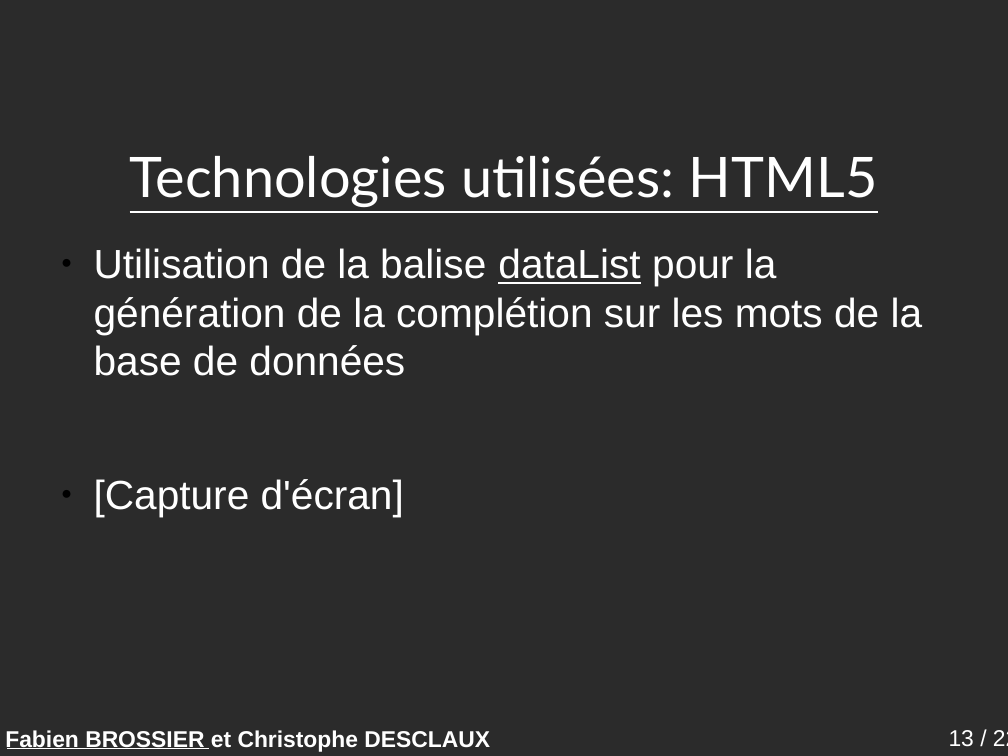
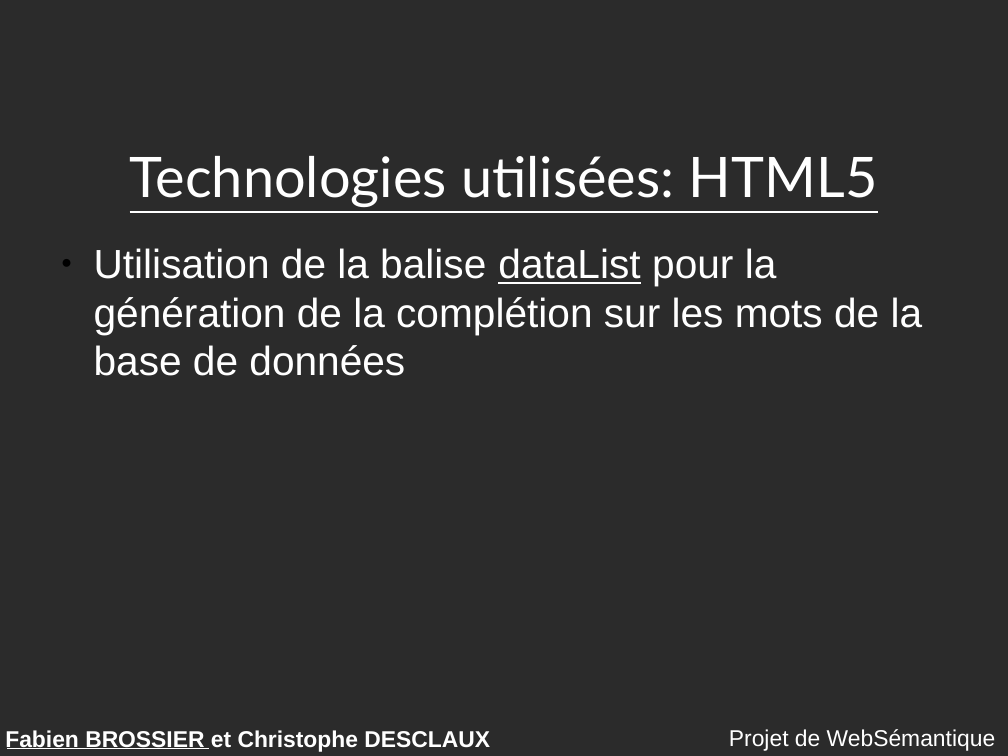
Before and after one commit to descl/TabooGeek, a slide deck: slide 12 of rapport/presentation.odp (slide 13 before the commit). Drawn at 1008x756 pixels with LibreOffice and Linux fonts; fonts in the diff are those of the drawing; background and template pictures are left out; a plain dark background stands for a picture behind light text. Boxes give left, top, right and bottom in pixels: in the first picture for what was removed or moved away, otherwise in the second. Text is boxed around its words. In the diff, an @@ line names an element or a change of style, - is before the commit and + after.

```diff
--- a/rapport/presentation.odp
+++ b/rapport/presentation.odp
@@ text at <box>94,479,404,517</box>: paragraph removed @@
-● [Capture d'écran]
@@ text added at <box>729,729,996,751</box>, 18 pt, text #FFFFFF @@
+Projet de WebSémantique
@@ page number removed at <box>949,730,1008,747</box> @@
-13 / 22
```
Also in this commit, not shown: 20 other slides changed, 1 slide added, 1 slide removed, 1 other file.
